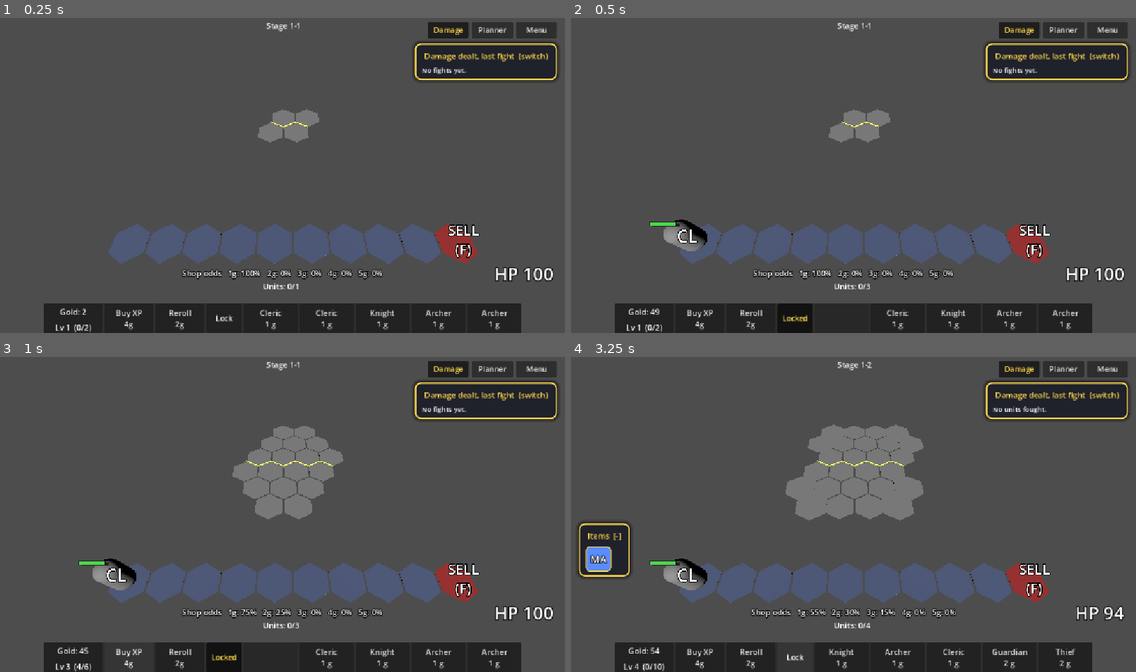
Above: before the commit, frames 1-4 (two rows, left to right).
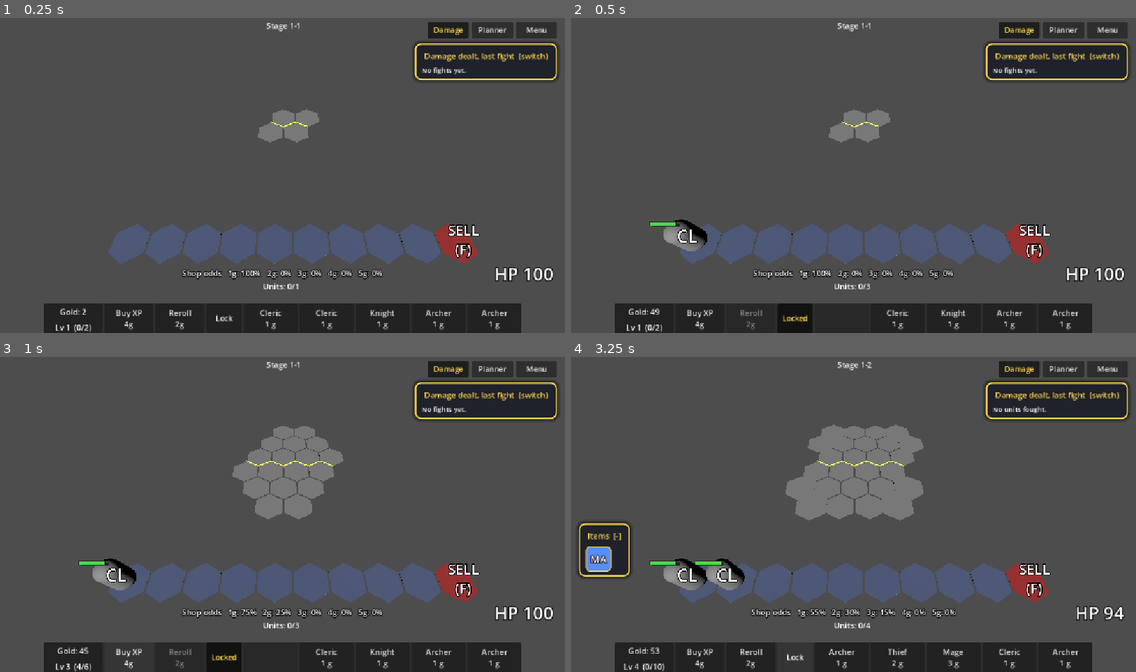
Above: after the commit, the same moments.

Repository: Pentastic23/Hare-Hex
Game: Godot game, scene res://tools/hud_checks.tscn
Two runs of this game, one before a commit and one after it. Both use one fixed random seed, a clock stepped at 60 frames per second and the inputs below. This scene is started directly instead of the project's main scene.
Inputs (mouse positions are in pixels of both pictures, inside the frame that each line leads up to):
- Up to frame 1 (0.25 s): no input
- Up to frame 2 (0.5 s): no input
- Up to frame 3 (1 s): click "Buy XP 4g" at 0.5 s
- Up to frame 4 (3.25 s): click (751, 656) at 1.25 s, where only the run before the commit has a clickable "Reroll 2g"; click "Locked" at 2 s; click "Lock" at 2.75 s

Frame 1 is identical in both runs. In frame 2, less than 0.1% of the frame differs, in the area x 30-34%, y 92-99%; in frame 3, less than 0.1%; in frame 4, 0.8%, in the area x 14-90%, y 63-98%.

Commit message:
Block rerolling while the shop is locked
A locked shop can no longer be rerolled: the Reroll button is
disabled (with a tooltip to unlock first) and GameManager ignores
reroll requests while locked, so no gold is spent. After unlocking, a
reroll replaces all five offers, including slots emptied by purchases.

hud_checks covers the blocked reroll and the full refill (41 checks).

Co-Authored-By: Claude Opus 5.5 <noreply@anthropic.com>

Diff:
--- a/Scripts/game_manager.gd
+++ b/Scripts/game_manager.gd
@@ -255,7 +255,7 @@
 	return null
 
 func _on_reroll():
-	if phase != Events.Phase.PREP or GameState.gold < REROLL_COST: return
+	if shop_locked or phase != Events.Phase.PREP or GameState.gold < REROLL_COST: return   # unlock to reroll
 	GameState.gold -= REROLL_COST
 	GameState.cheap_shop = false
 	roll_shop()
--- a/Scripts/shop_panel.gd
+++ b/Scripts/shop_panel.gd
@@ -6,7 +6,7 @@
 
 func _ready():
 	# The Lock button sits right after Reroll. (The team planner opens from the top-right bar.)
-	lock_button = _small_button("Lock", "Keep these offers for the next round. Rerolling still works.")
+	lock_button = _small_button("Lock", "Keep these offers for the next round. While locked you can't reroll.")
 	lock_button.toggle_mode = true
 	lock_button.toggled.connect(func(on):
 		var gm := get_tree().get_first_node_in_group("game_manager")
@@ -30,6 +30,10 @@
 	lock_button.set_pressed_no_signal(on)
 	lock_button.text = "Locked" if on else "Lock"
 	lock_button.modulate = Color(1.0, 0.85, 0.3) if on else Color.WHITE
+	# A locked shop can't be rerolled; unlocking and rerolling replaces all five offers.
+	var reroll: Button = $HBoxContainer/RerollButton
+	reroll.disabled = on
+	reroll.tooltip_text = "Unlock the shop to reroll." if on else ""
 
 func _small_button(label: String, tip: String) -> Button:
 	var b := Button.new()
--- a/tools/hud_checks.gd
+++ b/tools/hud_checks.gd
@@ -90,10 +90,17 @@
 	chk("locked: next round keeps the same offers (minus the one bought)", rolls[0] == 0 and after == expected, "%s -> %s" % [before, after])
 	chk("locked: the bought slot stays empty", bought_slot.offer == null and bought_slot.disabled)
 	GameState.gold = 50
+	var reroll_btn: Button = shop.get_node("HBoxContainer/RerollButton")
+	chk("locked: the Reroll button is disabled", reroll_btn.disabled)
 	Events.reroll_pressed.emit()
-	chk("locked: Reroll still rerolls and the lock stays on", rolls[0] == 1 and gm.shop_locked)
+	chk("locked: a reroll does nothing (no roll, no gold spent, same offers)", rolls[0] == 0 and GameState.gold == 50 and offer_names() == expected and gm.shop_locked)
+	slots.filter(func(s): return s.offer != null)[0]._pressed()   # a second empty slot
+	var empties := slots.filter(func(s): return s.offer == null).size()
 	shop.lock_button.button_pressed = false
-	chk("pressing again unlocks", not gm.shop_locked and shop.lock_button.text == "Lock")
+	chk("pressing again unlocks and re-enables Reroll", not gm.shop_locked and shop.lock_button.text == "Lock" and not reroll_btn.disabled)
+	var gold_before_reroll := GameState.gold
+	Events.reroll_pressed.emit()
+	chk("unlock + reroll replaces the whole shop: all 5 slots filled and buyable", empties == 2 and rolls[0] == 1 and GameState.gold == gold_before_reroll - 2 and gm.shop_offers.size() == 5 and slots.all(func(s): return s.offer != null and not s.disabled), "%d empty before, offers %s" % [empties, offer_names()])
 	await wait_phase(Events.Phase.COMBAT)
 	await wait_phase(Events.Phase.PREP)
 	chk("unlocked: the next round rolls a new shop", rolls[0] == 2)
Not shown, changed: CLAUDE.md
